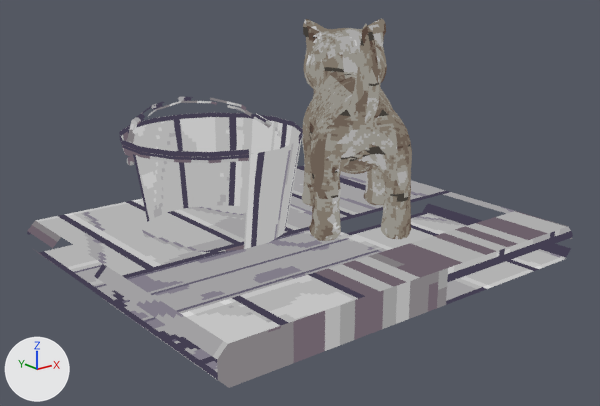
Renders of the glTF model public/models/lowpix/figures/rojineko/kittens.glb from each side of a commit.
The view is the same before and after, from a 50 mm lens placed at (-41.3, -55.0, 26.1), pointed at (0.3, -3.0, 5.3). Lighting does not change. The marker at lower left points along +X, +Y and +Z. The older version comes first. Where no turn or scale is listed for an object, it has been applied to the vertices. Vertices at exactly the same position are counted once.

The first picture shows 'base', 'bk_handle', 'bk_rim', 'bk_wall', 'mesh'.
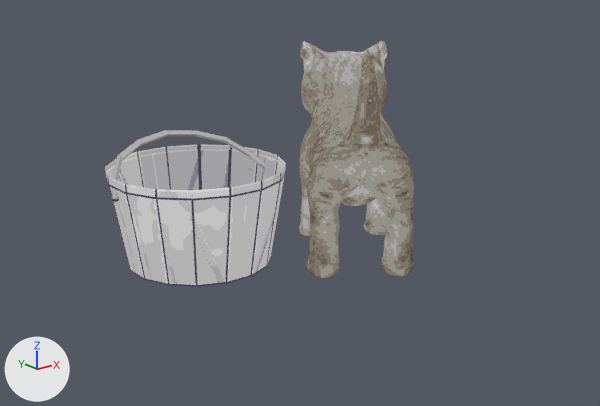
Where the newer file only moved an object's origin or applied its transform, the numbers keep the older frame.

Edits to the bpy script that builds the scene:
```text
Change me_bk_wall:
    where me_bk_wall.from_pydata(...)  # 32 vertices, 46 faces; spans x -7.36..7.36, y -7.36..7.36, z -4.0..4.0
    used by ob_bk_wall; location = (-5.0, 2.0, 7.0)
    me_bk_wall part 1: texture (UV) coordinates of 46 of 46 faces, centred in x -6.92..6.92, y -6.92..6.92, z -4.0..1.33, changed; they spanned u 0.0..0.77, v 0.5..0.64 and now span u 0.0..0.99, v 0.52..1.0
Change me_bk_rim:
    where me_bk_rim.from_pydata(...)  # 32 vertices, 32 faces; spans x -7.36..7.36, y -7.36..7.36, z -0.4..0.4
    used by ob_bk_rim; location = (-5.0, 2.0, 11.0)
    me_bk_rim part 2: texture (UV) coordinates of 32 of 32 faces, centred in x -7.36..7.36, y -7.36..7.36, z -0.13..0.13, changed; they spanned u 0.0..0.99, v 0.41..0.46 and now span u 0.0..0.94, v 0.42..0.51
Change me_bk_handle:
    where me_bk_handle.from_pydata(...)  # 54 vertices, 104 faces; spans x -7.7..7.7, y -2.7..2.7, z -2.0..1.9
    used by ob_bk_handle; location = (-5.0, 4.52, 11.57)
    me_bk_handle part 3: texture (UV) coordinates of 104 of 104 faces, centred in x -7.7..7.6, y -2.6..2.5, z -1.9..1.8, changed; they spanned u 0.0..1.0, v 0.42..0.5 and now span u 0.0..0.99, v 0.43..0.71
Change me_mesh:
    used by ob_mesh; location = (6.0, -3.0, 11.92)
    remove me_mesh.from_pydata(...)  # 2472 vertices, 5000 faces; spans x -7.6..6.9, y -8.7..8.0, z -8.5..8.5
    add me_mesh.from_pydata(...)  # 2472 vertices, 5000 faces; spans x -8.0..7.3, y -9.2..8.5, z -11.5..6.5
    me_mesh part 4: the whole mesh is scaled about its middle by 1.06, then moved by (0.0, 0.0, -2.5)
Change ob_bk_wall:
    ob_bk_wall.location: (-5.0, 2.0, 7.0) -> (-6.0, 3.0, 4.0)
Change ob_bk_rim:
    ob_bk_rim.location: (-5.0, 2.0, 11.0) -> (-6.0, 3.0, 8.0)
Change ob_bk_handle:
    ob_bk_handle.location: (-5.0, 4.52, 11.57) -> (-6.0, 5.52, 8.57)
Remove ob_base:
    ob_base = bpy.data.objects.new('base', me_base)
    ob_base.location = (1.14, -1.78, 1.5)
```

Pixel boxes [x1, y1, x2, y2] of what changed, in the pictures (600 x 406 px):
'base', deleted: before [27, 165, 573, 388]
'bk_wall', surface changed, moved: before [121, 117, 303, 252]; after [106, 149, 285, 287]
'mesh', moved, rescaled (7% taller): before [302, 18, 412, 241]; after [299, 41, 414, 279]
'bk_rim', surface changed, moved: before [119, 113, 303, 160]; after [105, 144, 286, 201]
'bk_handle', surface changed, moved: before [127, 97, 281, 166]; after [112, 130, 266, 202]
